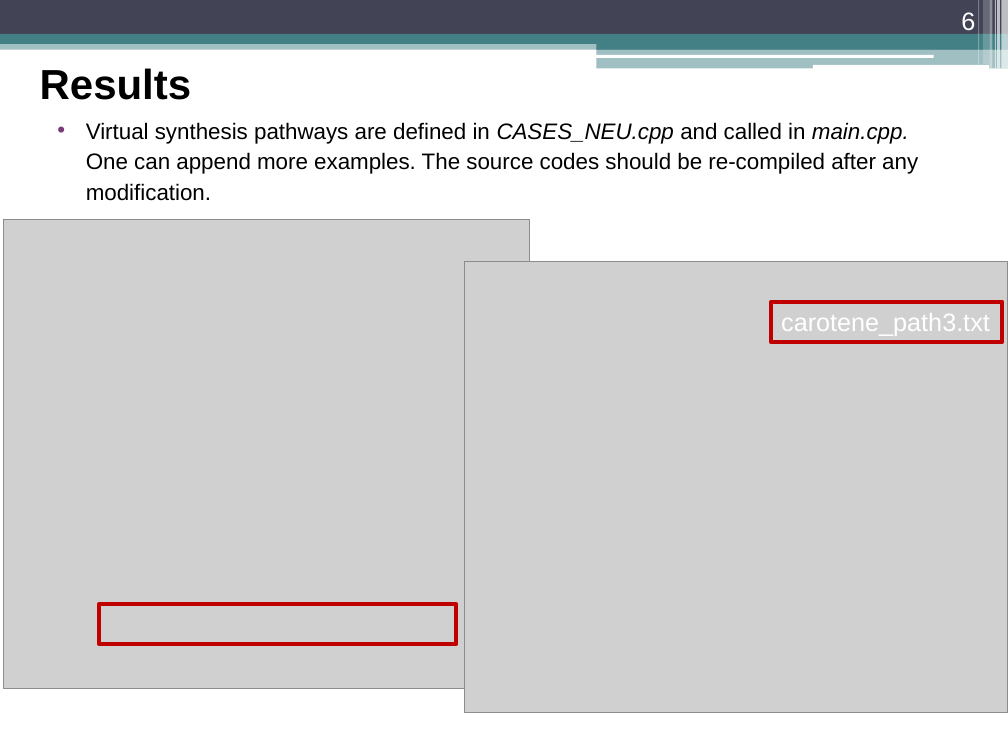
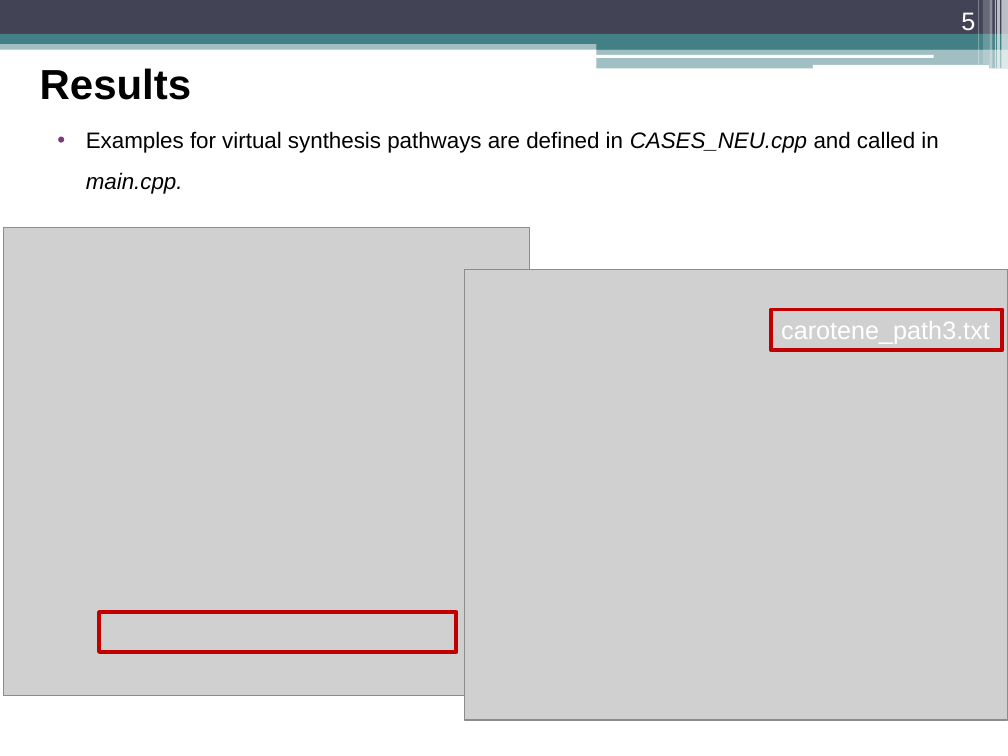
Before and after one commit to renan991995/MARS-PLUS-Wins, a slide deck: slide 5 of Notes.pptx (slide 6 before the commit). Drawn at 1008x756 pixels with LibreOffice and Linux fonts; fonts in the diff are those of the drawing; grey boxes stand for pictures. Boxes give left, top, right and bottom in pixels: in the first picture for what was removed or moved away, otherwise in the second. Text is boxed around its words. In the diff, an @@ line names an element or a change of style, - is before the commit and + after.

```diff
--- a/Notes.pptx
+++ b/Notes.pptx
@@ page number at box(961, 12, 975, 36): text changed @@
-6
+5
@@ text at box(86, 131, 938, 194): text changed @@
-• Virtual synthesis pathways are defined in CASES_NEU.cpp and called in main.cpp.
-  One can append more examples. The source codes should be re-compiled after any modification.
+• Examples for virtual synthesis pathways are defined in CASES_NEU.cpp and called in main.cpp.
@@ picture: place and size @@
-picture at box(4, 220, 530, 688)
+picture at box(4, 227, 530, 696)
@@ picture: place and size @@
-picture at box(465, 261, 1008, 712)
+picture at box(465, 269, 1008, 720)
@@ rectangle "carotene_path3.txt": place and size @@
-rectangle "carotene_path3.txt" at box(771, 301, 1002, 342)
+rectangle "carotene_path3.txt" at box(771, 309, 1002, 350)
@@ rectangle: place and size @@
-rectangle at box(99, 605, 456, 644)
+rectangle at box(99, 612, 456, 651)
```
Also in this commit, not shown: 6 other slides changed, 1 slide added, 2 slides removed, 4 other files.
